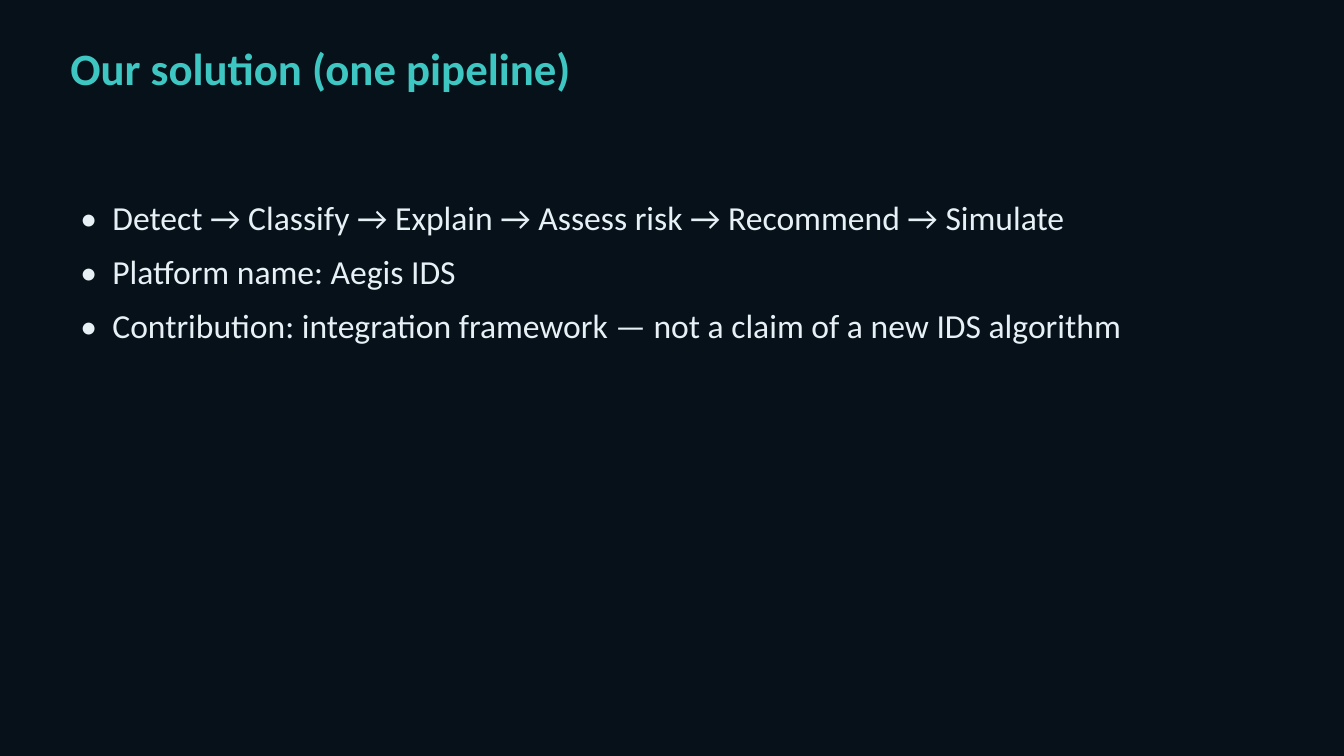
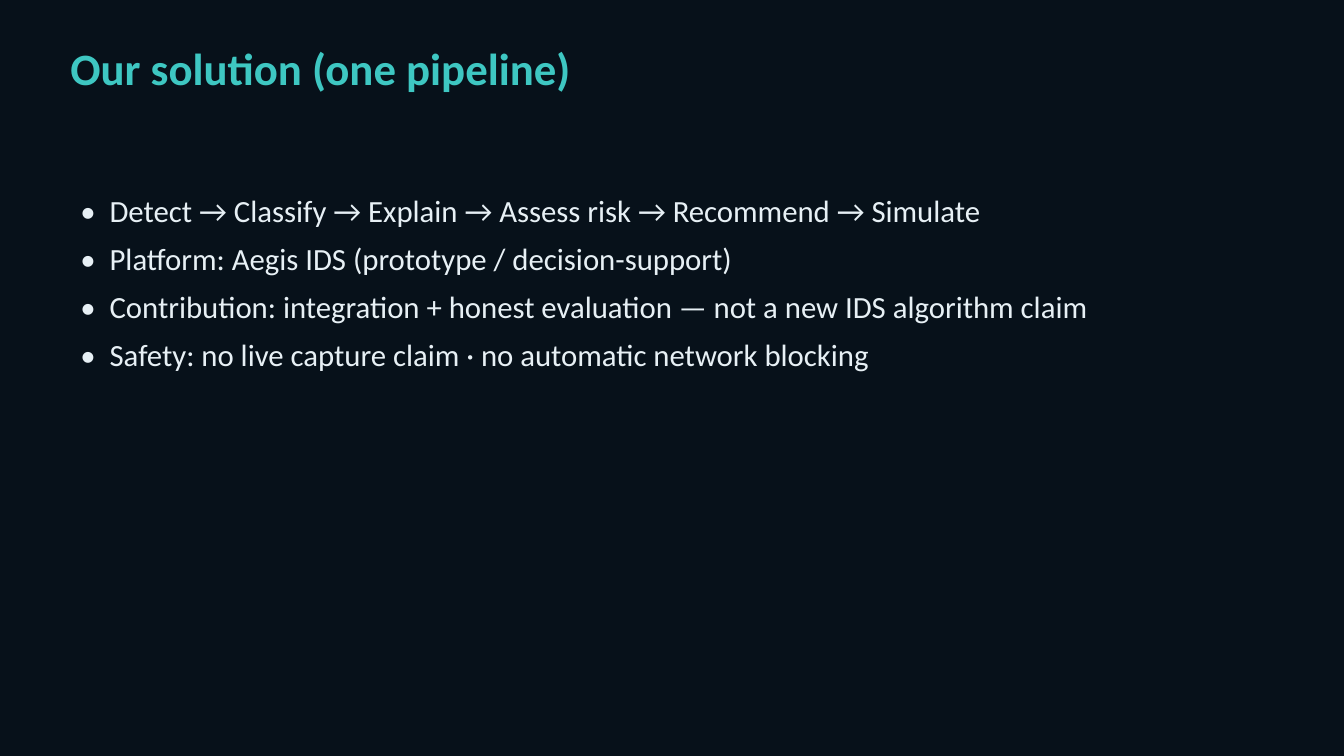
Before and after one commit to Dolendra/Intelligent-Machine-Learning-Based-Intrusion-Detection-and-Attack-Defense-Simulation-System, a slide deck: slide 3 of docs/Aegis_IDS_Viva_Presentation.pptx. Drawn at 1344x756 pixels with LibreOffice and Linux fonts; fonts in the diff are those of the drawing. Boxes give left, top, right and bottom in pixels: in the first picture for what was removed or moved away, otherwise in the second. Text is boxed around its words. In the diff, an @@ line names an element or a change of style, - is before the commit and + after.

```diff
--- a/docs/Aegis_IDS_Viva_Presentation.pptx
+++ b/docs/Aegis_IDS_Viva_Presentation.pptx
@@ text at bbox=[110, 200, 981, 227]: size 24 to 22 pt in "• Detect → Classify → Explain → ..."; less space between paragraphs @@
@@ text at bbox=[110, 247, 1087, 372]: text changed; size 24 to 22 pt @@
-• Platform name: Aegis IDS
-• Contribution: integration framework — not a claim of a new IDS algorithm
+• Platform: Aegis IDS (prototype / decision-support)
+• Contribution: integration + honest evaluation — not a new IDS algorithm claim
+• Safety: no live capture claim · no automatic network blocking
```
Also in this commit, not shown: 9 other slides changed, 5 slides added, 2 slides removed, 2 other files.
